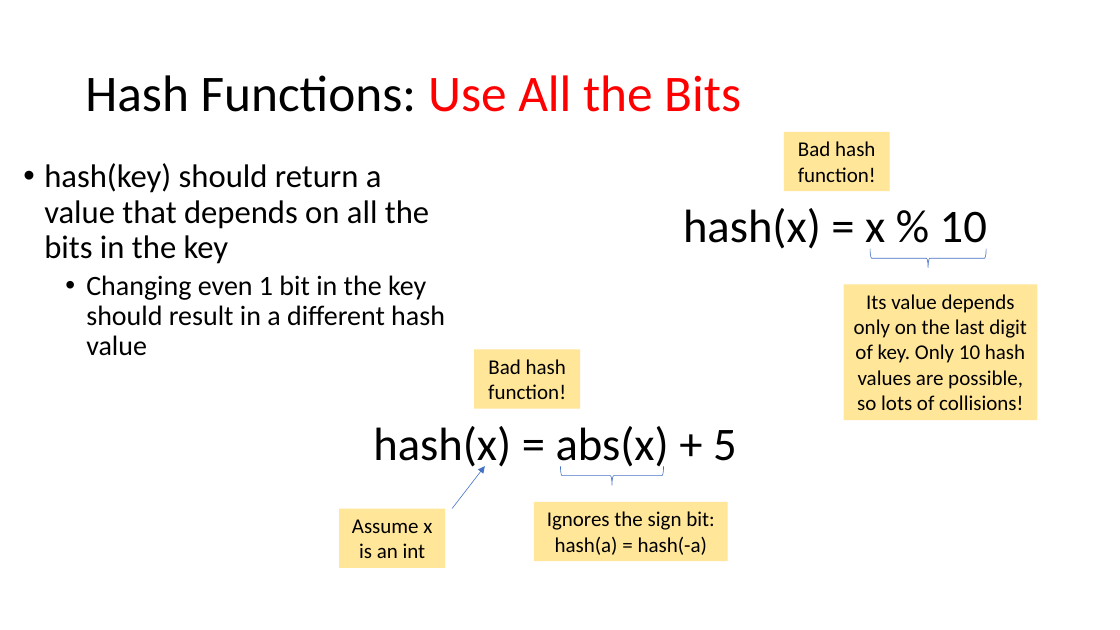
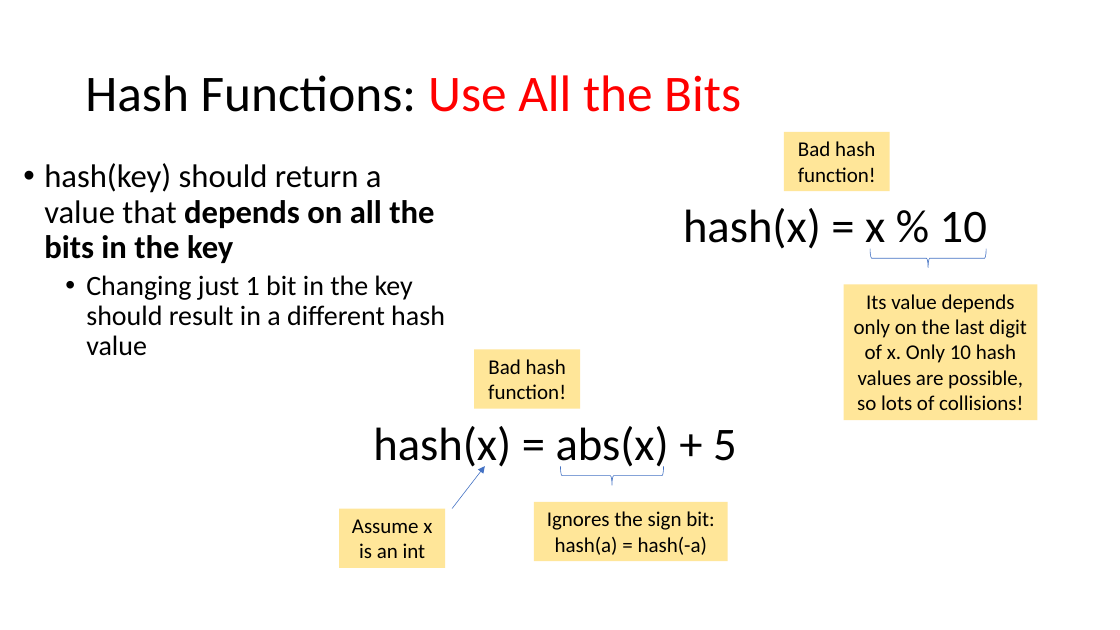
Before and after one commit to tjd1234/cmpt225summer2023, a slide deck: slide 33 of lecture_notes/week8/week8_maps_and_hashing.pptx (slide 32 before the commit). Drawn at 1120x630 pixels with LibreOffice and Linux fonts; fonts in the diff are those of the drawing. Boxes give left, top, right and bottom in pixels: in the first picture for what was removed or moved away, otherwise in the second. Text is boxed around its words. In the diff, an @@ line names an element or a change of style, - is before the commit and + after.

```diff
--- a/lecture_notes/week8/week8_maps_and_hashing.pptx
+++ b/lecture_notes/week8/week8_maps_and_hashing.pptx
@@ text at (44,163,434,263): bold on in "depends on all the bits in the ..." @@
@@ text at (86,275,445,356): text changed @@
-  • Changing even 1 bit in the key should result in a different hash value
+  • Changing just 1 bit in the key should result in a different hash value
@@ text in rectangle at (854,294,1027,410): text changed @@
-Its value depends only on the last digit of key. Only 10 hash values are possible, so lots of collisions!
+Its value depends only on the last digit of x. Only 10 hash values are possible, so lots of collisions!
```
Also in this commit, not shown: 22 other slides changed, 1 slide added, 2 other files.
